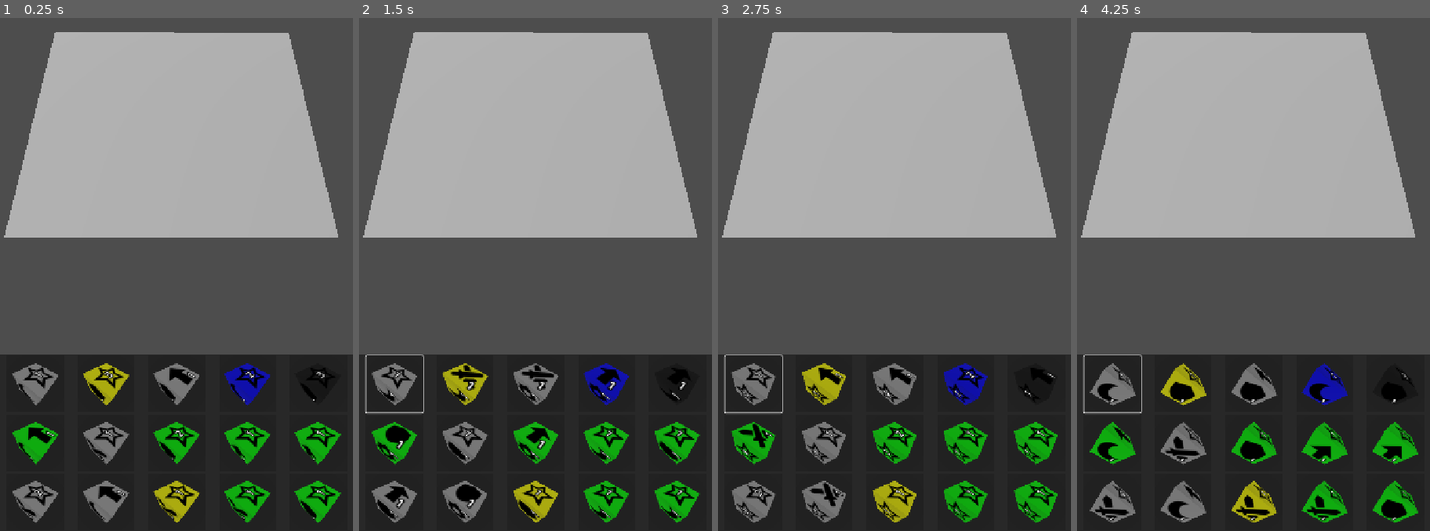
Above: before the commit, frames 1-4 (left to right).
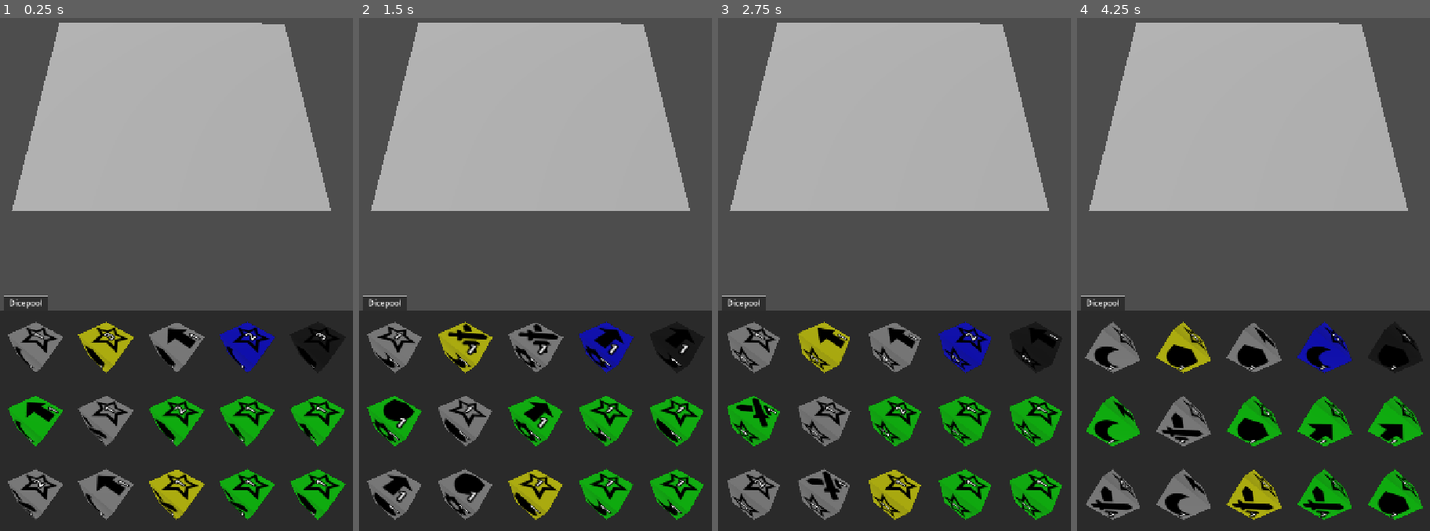
Above: after the commit, the same moments.

Repository: francocurotto/DDMre
Game: Godot game, scene res://test.tscn
The game is run twice, just before and just after one commit, with the same random seed, the same clock (stepped at 60 frames per second) and the same inputs.
Inputs (mouse positions are in pixels of both pictures, inside the frame that each line leads up to):
- Up to frame 1 (0.25 s): no input
- Up to frame 2 (1.5 s): click (394, 382) at 0.52 s; click (394, 382) at 1.27 s
- Up to frame 3 (2.75 s): click (753, 382) at 2.02 s
- Up to frame 4 (4.25 s): no input

The runs differ from the first frame. In frame 1, 27% of the frame differs, in the area x 0-100%, y 0-99%; in frame 2, 27%; in frame 3, 28%; in frame 4, 29%.

Commit message:
progress in dicepool

Diff:
--- a/dice/dice.gd
+++ b/dice/dice.gd
@@ -15,7 +15,6 @@
 func set_dice(dice_dict):
 	var level = int(dice_dict["LEVEL"])
 	var type = dice_dict["TYPE"]
-	print(type)
 	# set type
 	set_dice_type(type)
 	# set sides
--- a/dicepool/dice_button/dice_button.tscn
+++ b/dicepool/dice_button/dice_button.tscn
@@ -30,6 +30,7 @@
 
 [node name="SubViewport" type="SubViewport" parent="MarginContainer/SubViewportContainer"]
 own_world_3d = true
+transparent_bg = true
 handle_input_locally = false
 size = Vector2i(116, 116)
 render_target_update_mode = 4
@@ -49,6 +50,7 @@
 
 [node name="MeshInstance3D" type="MeshInstance3D" parent="MarginContainer/SubViewportContainer/SubViewport"]
 transform = Transform3D(1, 0, 0, 0, -4.37114e-08, -1, 0, 1, -4.37114e-08, 0, 0, -2)
+visible = false
 mesh = SubResource("PlaneMesh_aoqbp")
 skeleton = NodePath("../../..")
 surface_material_override/0 = SubResource("StandardMaterial3D_aoqbp")
--- a/dicepool/dicepool.tscn
+++ b/dicepool/dicepool.tscn
@@ -4,11 +4,12 @@
 [ext_resource type="Script" uid="uid://cghnyu3b7yv1s" path="res://dicepool/dicepool.gd" id="1_jyfec"]
 
 [sub_resource type="StyleBoxFlat" id="StyleBoxFlat_deuju"]
-bg_color = Color(0.156863, 0.156863, 0.156863, 1)
+bg_color = Color(0.156863, 0.156863, 0.156863, 0.588235)
 
 [node name="Dicepool" type="PanelContainer"]
+custom_minimum_size = Vector2(0, 450)
 offset_right = 720.0
-offset_bottom = 360.0
+offset_bottom = 450.0
 theme_override_styles/panel = SubResource("StyleBoxFlat_deuju")
 script = ExtResource("1_jyfec")
 
--- a/test.gd
+++ b/test.gd
@@ -27,5 +27,5 @@
 		# get a random dice
 		var rand_dice = dicelib[str(rng.randi_range(1,len(dicelib)))]
 		# set dicepool dice
-		$Dicepool.set_dice(i, rand_dice)
+		%Dicepool.set_dice(i, rand_dice)
 #endregion
--- a/test.tscn
+++ b/test.tscn
@@ -15,7 +15,7 @@
 script = ExtResource("1_8uh7m")
 
 [node name="Camera3D" type="Camera3D" parent="."]
-transform = Transform3D(0.999945, 1.48252e-08, -0.0104543, 0.0088859, 0.526822, 0.849929, 0.00550757, -0.849976, 0.526793, 0.0296574, 21.3555, 21.8378)
+transform = Transform3D(0.999945, 1.67506e-08, -0.0104543, 0.00881903, 0.537005, 0.843533, 0.00561403, -0.843579, 0.536975, 0.0296574, 21.3555, 24.0441)
 
 [node name="Floor" type="StaticBody3D" parent="."]
 
@@ -29,15 +29,20 @@
 [node name="DirectionalLight3D" type="DirectionalLight3D" parent="."]
 transform = Transform3D(0.384919, -0.377372, 0.842275, 0.0431583, 0.918951, 0.392003, -0.921941, -0.114538, 0.370009, 9.05865, 8.08855, 6.50427)
 
-[node name="Dicepool" parent="." instance=ExtResource("1_37kl0")]
+[node name="TabContainer" type="TabContainer" parent="."]
 anchors_preset = 7
 anchor_left = 0.5
 anchor_top = 1.0
 anchor_right = 0.5
 anchor_bottom = 1.0
 offset_left = -360.0
-offset_top = -360.0
+offset_top = -481.0
 offset_right = 360.0
-offset_bottom = 0.0
 grow_horizontal = 2
 grow_vertical = 0
+current_tab = 0
+
+[node name="Dicepool" parent="TabContainer" instance=ExtResource("1_37kl0")]
+unique_name_in_owner = true
+layout_mode = 2
+metadata/_tab_index = 0
